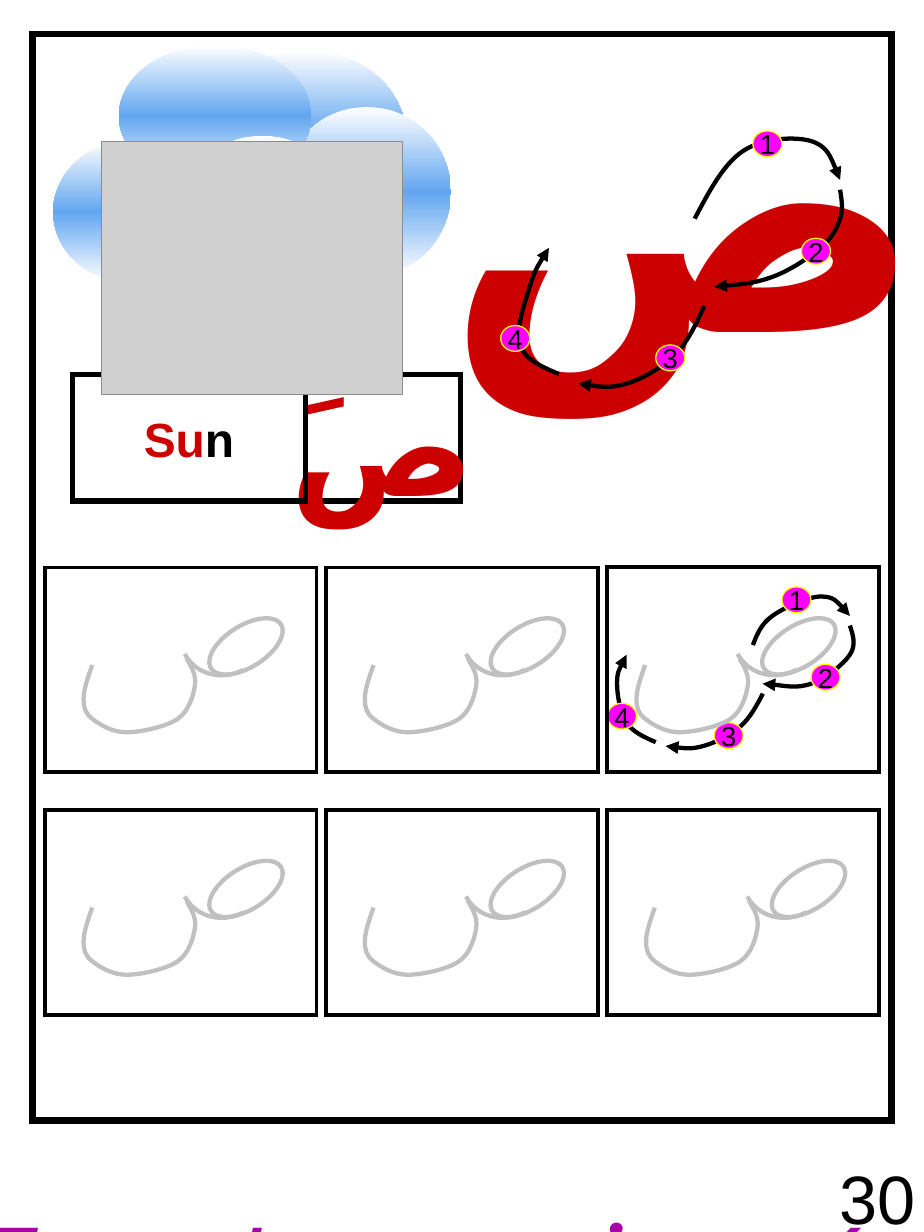
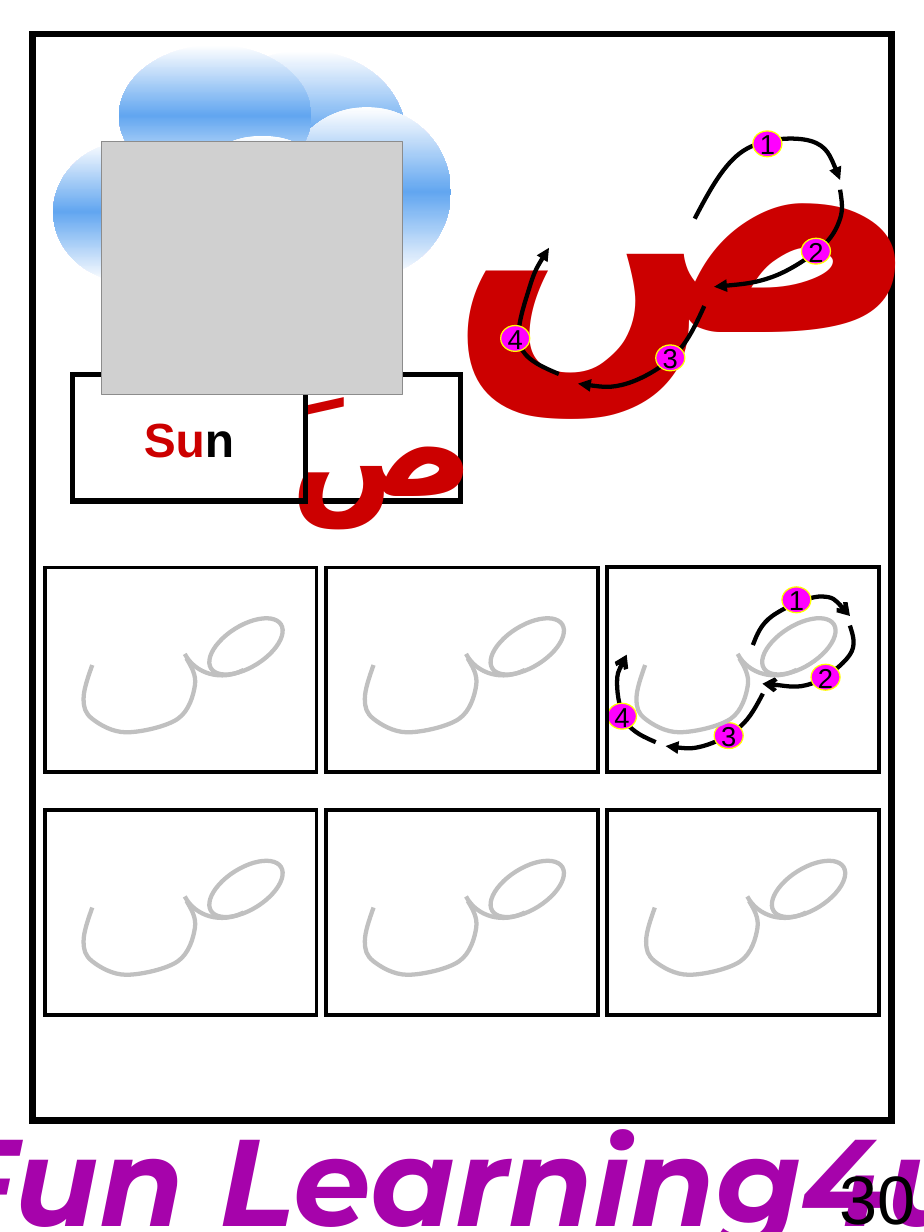
Before and after one commit to mmkhalil2002/AI, a slide deck: slide 30 of funlearning4u/nonAI/books/arabic-book1-v11-1-long.ppt. Drawn at 924x1232 pixels with LibreOffice and Linux fonts; fonts in the diff are those of the drawing; grey boxes stand for pictures. Boxes give left, top, right and bottom in pixels: in the first picture for what was removed or moved away, otherwise in the second. Text is boxed around its words. In the diff, an @@ line names an element or a change of style, - is before the commit and + after.

```diff
--- a/funlearning4u/nonAI/books/arabic-book1-v11-1-long.ppt
+++ b/funlearning4u/nonAI/books/arabic-book1-v11-1-long.ppt
@@ freeform shape: place and size @@
-freeform shape at (719,575,836,690)
+freeform shape at (738,633,797,690)
@@ text "Fun Learning4u" at (0,1107,924,1232): bold on; alignment left to centre; line spacing 1 to 0.3 @@
@@ page number rewrapped from (839,1176,915,1232) to (839,1169,915,1232) @@
```
Also in this commit, not shown: 37 other slides changed, 23 other files.
